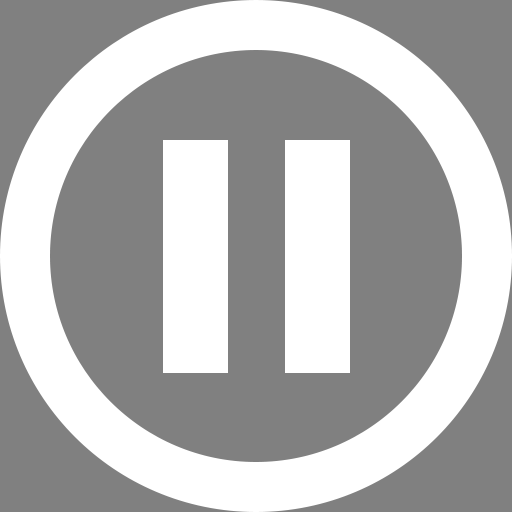
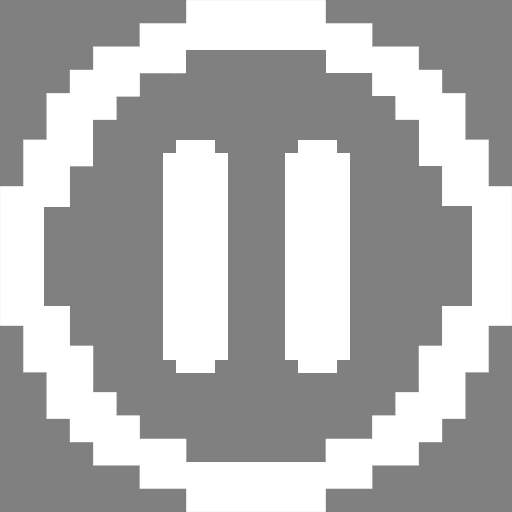
The second 512×512 image is a revision of the first. Changes to its layers:
removed layer "Rectangle 1 copy" over (x1=163, y1=140, x2=350, y2=373)
removed layer "Ellipse 1" over (x1=0, y1=0, x2=512, y2=512)
renamed "Background copy" to "타원 1", showed it, painted on it over (x1=0, y1=0, x2=512, y2=512)
